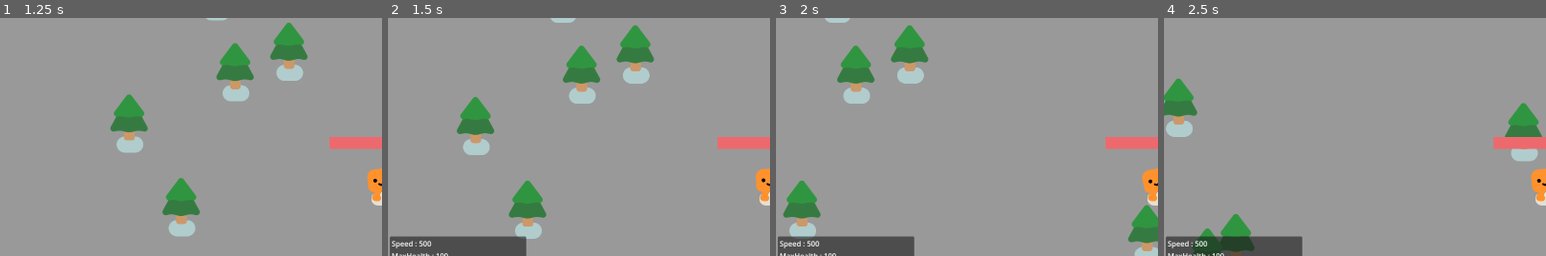
Above: before the commit, frames 1-4 (left to right).
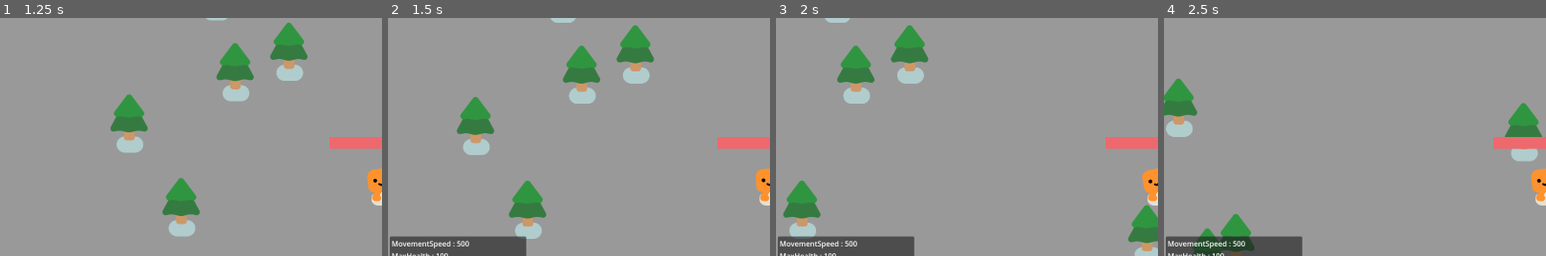
Above: after the commit, the same moments.

Repository: Kuui22/Godot_test
Game: Godot game, scene res://menus/mainmenu.tscn
Two runs of this game, one before a commit and one after it. Both use one fixed random seed, a clock stepped at 60 frames per second and the inputs below.
Inputs (mouse positions are % of the whole screen's width and height, from its top left):
- Up to frame 1 (1.25 s): click "Start" at 0.5 s
- Up to frame 2 (1.5 s): move the mouse to (72, 45) at 1.27 s; hold D (move_right) from 1.28 s (still down); tap C (characterstats) at 1.35 s; click (72, 45) at 1.42 s
- Up to frame 3 (2 s): keep holding D (move_right)
- Up to frame 4 (2.5 s): move the mouse to (30, 55) at 2.02 s; release D (move_right) at 2.03 s; hold S (move_down) from 2.03 s (still down); tap E (interact) at 2.1 s; click (30, 55) at 2.17 s
The pictures show only the part of the screen within x 0-50%, y 12-62%; the shares and areas given below are measured in that part.

Frame 1 is identical in both runs. In frame 2, 0.3% of the frame differs, in the area x 1-22%, y 93-97%; in frame 3, 0.3%; in frame 4, 0.3%.

Commit message:
equip stats working
insane

Diff:
--- a/2d-project-start/inventory/test_inv.tres
+++ b/2d-project-start/inventory/test_inv.tres
@@ -4,16 +4,16 @@
 [ext_resource type="Resource" uid="uid://dhdadkp42er86" path="res://items/food/apple.tres" id="2_2fon5"]
 [ext_resource type="Script" path="res://inventory/slot_data.gd" id="3_06n6u"]
 [ext_resource type="Resource" uid="uid://d2qjijso07kox" path="res://items/misc/blue_book.tres" id="4_4r24j"]
-[ext_resource type="Resource" uid="uid://cnhcy2qufh4f1" path="res://items/equip/body_armour.tres" id="4_v0k4u"]
+[ext_resource type="Resource" uid="uid://bng208mvf88tt" path="res://items/equip/leather_body_armour.tres" id="4_rchjw"]
 
 [sub_resource type="Resource" id="Resource_vdmfi"]
 script = ExtResource("3_06n6u")
 item_data = ExtResource("2_2fon5")
 quantity = 12
 
-[sub_resource type="Resource" id="Resource_t4mh4"]
+[sub_resource type="Resource" id="Resource_wdebd"]
 script = ExtResource("3_06n6u")
-item_data = ExtResource("4_v0k4u")
+item_data = ExtResource("4_rchjw")
 quantity = 1
 
 [sub_resource type="Resource" id="Resource_mwb71"]
--- a/2d-project-start/items/equip/body_armour.tres
+++ /dev/null
@@ -1,18 +0,0 @@
-[gd_resource type="Resource" script_class="ItemDataEquip" load_steps=4 format=3 uid="uid://cnhcy2qufh4f1"]
-
-[ext_resource type="Script" path="res://items/item_data_equip.gd" id="1_ra11m"]
-[ext_resource type="Texture2D" uid="uid://c1av5t1bw0xpt" path="res://items/#1 - Transparent Icons.png" id="2_y47ms"]
-
-[sub_resource type="AtlasTexture" id="AtlasTexture_s1iyr"]
-atlas = ExtResource("2_y47ms")
-region = Rect2(192, 224, 32, 32)
-
-[resource]
-script = ExtResource("1_ra11m")
-defence = 5
-eqslot = 2
-name = "Armour"
-description = "sturdy"
-stackable = false
-texture = SubResource("AtlasTexture_s1iyr")
-sell_value = 5
--- /dev/null
+++ b/2d-project-start/items/equip/leather_body_armour.tres
@@ -0,0 +1,24 @@
+[gd_resource type="Resource" script_class="ItemDataEquip" load_steps=4 format=3 uid="uid://bng208mvf88tt"]
+
+[ext_resource type="Script" path="res://items/item_data_equip.gd" id="1_6xl7n"]
+[ext_resource type="Texture2D" uid="uid://c1av5t1bw0xpt" path="res://items/#1 - Transparent Icons.png" id="2_vm3ia"]
+
+[sub_resource type="AtlasTexture" id="AtlasTexture_7nicw"]
+atlas = ExtResource("2_vm3ia")
+region = Rect2(192, 224, 32, 32)
+
+[resource]
+script = ExtResource("1_6xl7n")
+stats = {
+"Attack": 1,
+"AttackSpeed": 0.1,
+"Defence": 1,
+"MaxHealth": 1,
+"MovementSpeed": 1
+}
+eqslot = 2
+name = "Leather armour"
+description = "aonna"
+stackable = false
+texture = SubResource("AtlasTexture_7nicw")
+sell_value = 5
--- a/2d-project-start/items/item_data_equip.gd
+++ b/2d-project-start/items/item_data_equip.gd
@@ -2,8 +2,13 @@
 
 class_name ItemDataEquip
 
-@export var defence:int
-
+@export var stats: Dictionary= {
+	"MovementSpeed":0,
+	"MaxHealth":0,
+	"Defence":0,
+	"Attack":0,
+	"AttackSpeed":0.0
+}
 @export var eqslot:Slot
 
 
--- a/2d-project-start/player.gd
+++ b/2d-project-start/player.gd
@@ -26,7 +26,7 @@
 const ACCELERATION = 300
 
 @export var statsdict:Dictionary = {
-	"Speed":Stats.speed,
+	"MovementSpeed":Stats.speed,
 	"MaxHealth":100.0,
 	"Defence":0,
 	"Attack":2,
@@ -60,14 +60,13 @@
 
 func _ready():
 	PlayerManager.player = self
-	currentweapon.damage = statsdict['Attack']
-	currentweapon.timer.wait_time = statsdict['AttackSpeed']
+	updateweapon()
 
 func _physics_process(delta:float):
 	#direction
 	if Input.is_action_pressed("move_left") or Input.is_action_pressed("move_right") or Input.is_action_pressed("move_up") or Input.is_action_pressed("move_down"):#player input
 		var direction = Input.get_vector("move_left", "move_right","move_up","move_down")
-		velocity = direction * statsdict['Speed']
+		velocity = direction * statsdict['MovementSpeed']
 		state = "MOVING"
 	else:#check for enemies
 		enemies_in_range = weapon.get_overlapping_bodies()
@@ -83,7 +82,7 @@
 		else:#no enemies
 			if state == "FIGHT" or state == "MOVING":
 				state="IDLE"
-				velocity = velocity.move_toward(Vector2.ZERO, DAMPING * delta * statsdict['Speed'])
+				velocity = velocity.move_toward(Vector2.ZERO, DAMPING * delta * statsdict['MovementSpeed'])
 			wander_ai(delta)
 
 
@@ -166,15 +165,32 @@
 func collect(item):
 	pass
 
+func updateweapon():
+	currentweapon.damage = statsdict['Attack']
+	currentweapon.timer.wait_time = statsdict['AttackSpeed']
+
+
 #playermanager
 #so why a dict? in the future instead of passing a single value pass a dict of the
 #attributes of the item: like defence + idk speed? and loop through them and add each to the statistics
 #so that we can have multistat items
-func equip(def_value:int) -> void:
-	statsdict['Defence'] += def_value
+func equip(stats:Dictionary) -> void:
+	for key in stats:
+		if statsdict.has(key):
+			if(key == "AttackSpeed"):
+				statsdict[key] -= stats[key]
+			else:
+				statsdict[key] += stats[key]
+	updateweapon()
 
-func unequip(def_value:int) -> void:
-	statsdict['Defence'] -= def_value
+func unequip(stats:Dictionary) -> void:
+	for key in stats:
+		if statsdict.has(key):
+			if(key == "AttackSpeed"):
+				statsdict[key] += stats[key]
+			else:
+				statsdict[key] -= stats[key]
+	updateweapon()
 
 func valueupdate(value:int) -> void:
 	valuesdict['Coins'] += value
--- a/2d-project-start/player/player_manager.gd
+++ b/2d-project-start/player/player_manager.gd
@@ -18,14 +18,15 @@
 func use_slot_data(slot_data: SlotData) -> void:
 	slot_data.item_data.use(player)
 #reminder to change item_data.defence into a dict or some shit with multiple values when using multiple values
+#thank you reminder you saved mah laif
 func equipped_item(item_data: ItemData) -> void:
 	if(item_data is ItemDataEquip):
-		player.equip(item_data.defence)
+		player.equip(item_data.stats)
 		statsupdated.emit()
 
 func unequipped_item(item_data: ItemData) -> void:
 	if(item_data is ItemDataEquip):
-		player.unequip(item_data.defence)
+		player.unequip(item_data.stats)
 		statsupdated.emit()
 #if equip inventory of that slot has already something then... else...
 func swap_equip(slot_data: SlotData) -> SlotData:
Not shown: 1 places in 2d-project-start/inventory/test_inv.tres that only renumber resources
